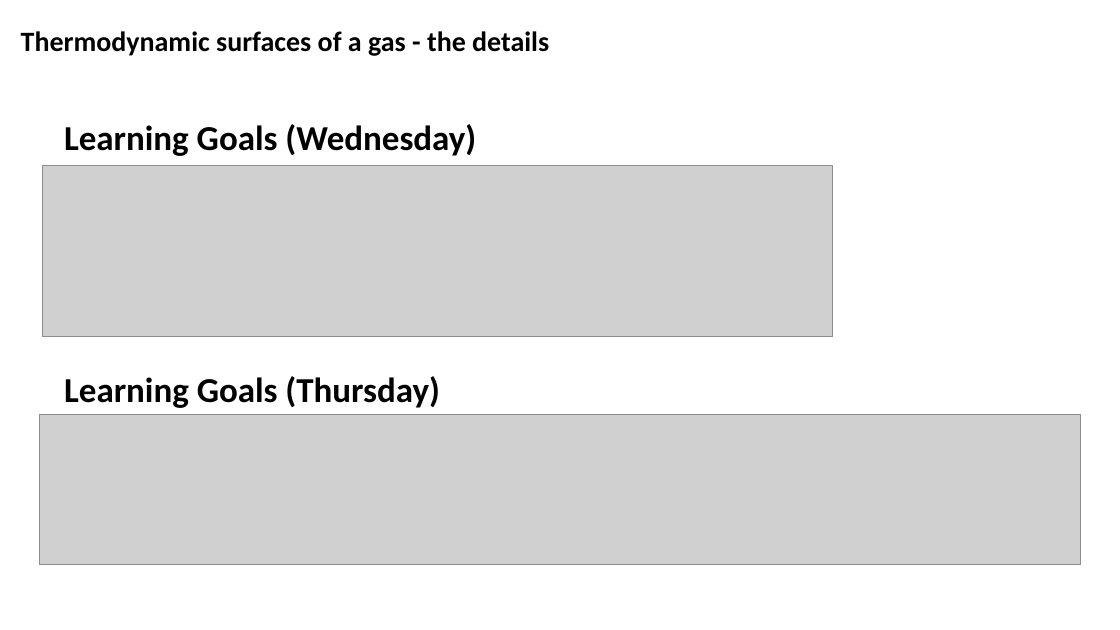
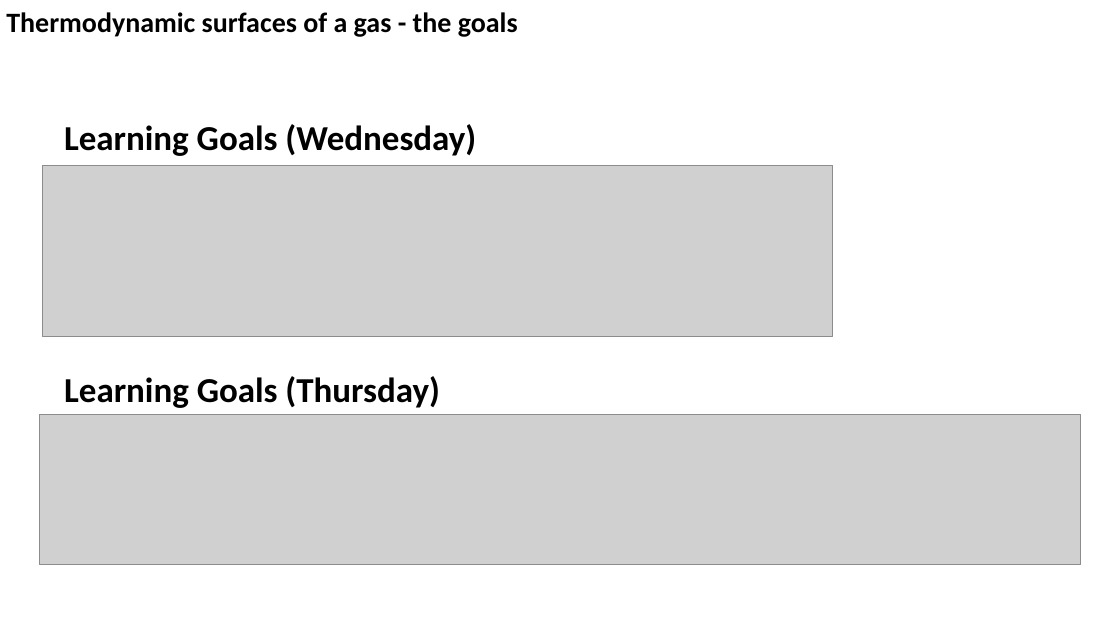
Before and after one commit to sneshyba/pypchem, a slide deck: slide 2 of Thermo 2022 (Neshyba)/Lectures/Week 2 - Thermodynamic surfaces/Week 2.4 Synthesis.pptx. Drawn at 1120x630 pixels with LibreOffice and Linux fonts; fonts in the diff are those of the drawing; grey boxes stand for pictures. Boxes give left, top, right and bottom in pixels: in the first picture for what was removed or moved away, otherwise in the second. Text is boxed around its words. In the diff, an @@ line names an element or a change of style, - is before the commit and + after.

```diff
--- a/Thermo 2022 (Neshyba)/Lectures/Week 2 - Thermodynamic surfaces/Week 2.4 Synthesis.pptx
+++ b/Thermo 2022 (Neshyba)/Lectures/Week 2 - Thermodynamic surfaces/Week 2.4 Synthesis.pptx
@@ text at <box>6,12,518,37</box>: text changed @@
-Thermodynamic surfaces of a gas - the details
+Thermodynamic surfaces of a gas - the goals
```
Also in this commit, not shown: 1 other slide changed, 4 slides added, 2 slides removed, 17 other files.
